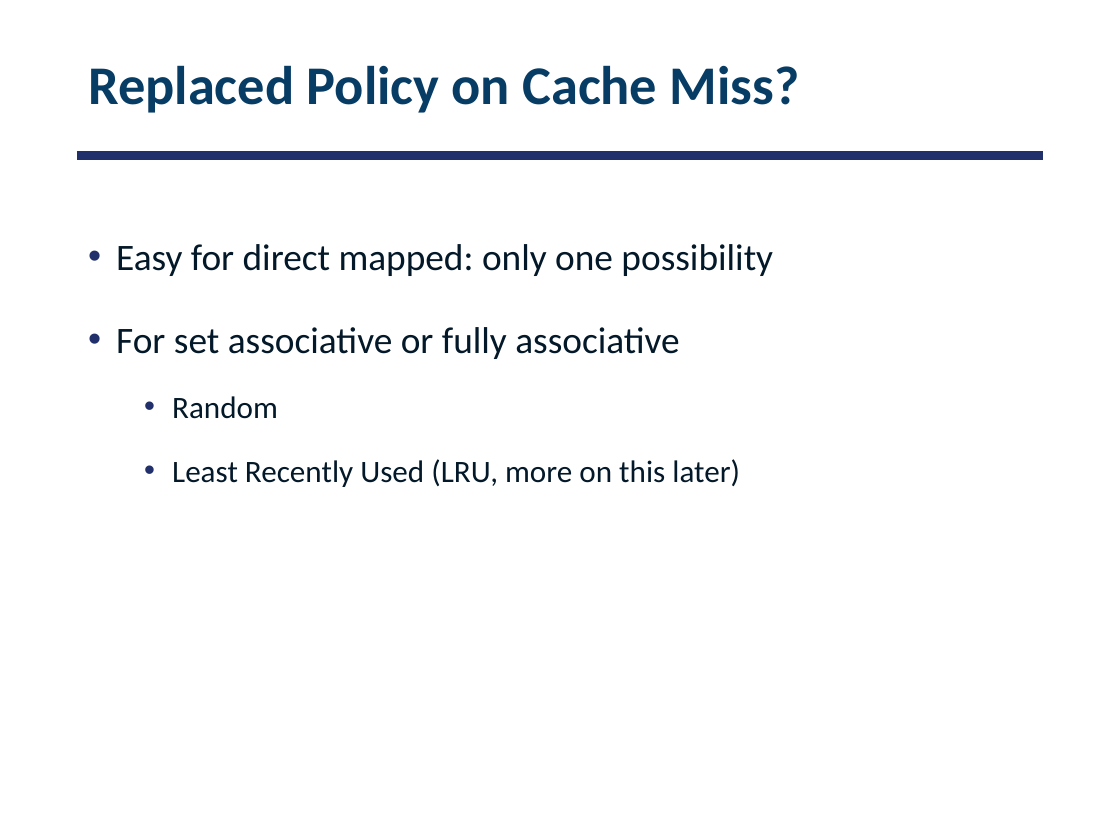
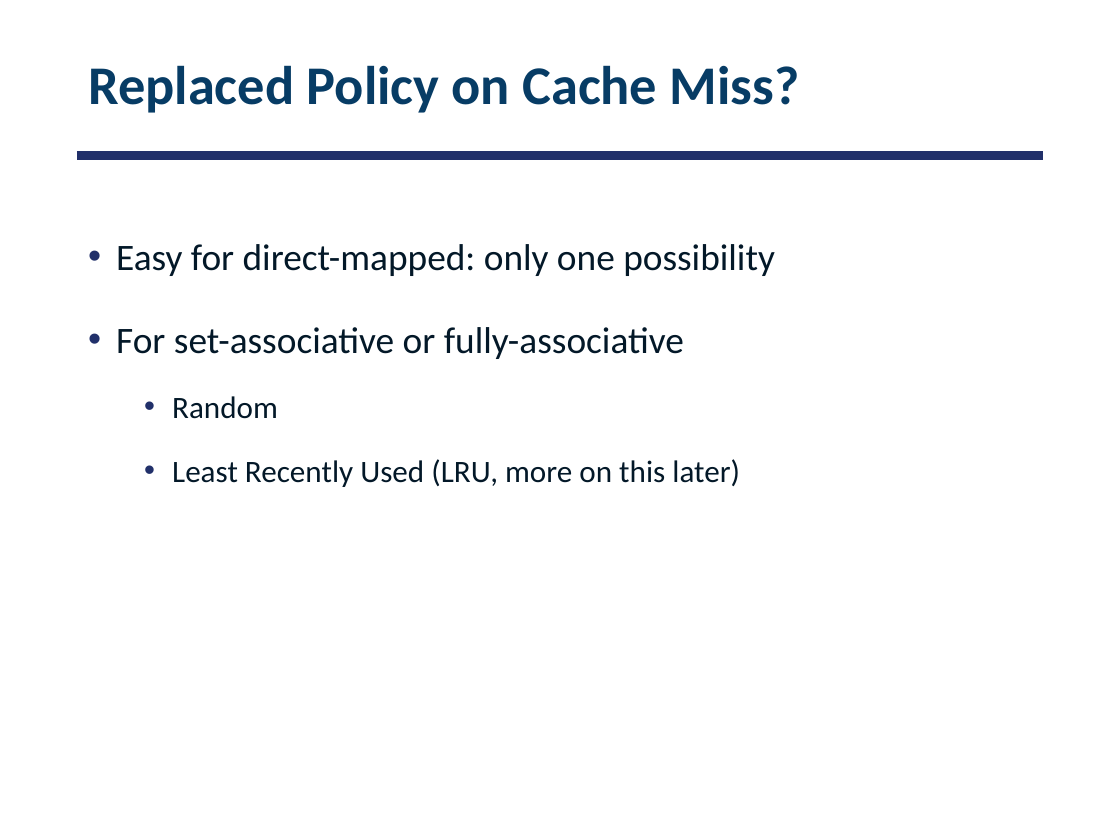
Before and after one commit to smajidzahedi/ECE350, a slide deck: slide 25 of 08-caching.pptx. Drawn at 1120x840 pixels with LibreOffice and Linux fonts; fonts in the diff are those of the drawing. Boxes give left, top, right and bottom in pixels: in the first picture for what was removed or moved away, otherwise in the second. Text is boxed around its words. In the diff, an @@ line names an element or a change of style, - is before the commit and + after.

Commit message:
fixed typos during lecture

```diff
--- a/08-caching.pptx
+++ b/08-caching.pptx
@@ text at (x1=116, y1=244, x2=775, y2=359): text changed @@
-• Easy for direct mapped: only one possibility
-• For set associative or fully associative
+• Easy for direct-mapped: only one possibility
+• For set-associative or fully-associative
```
Also in this commit, not shown: 8 other slides changed, 3 other files.
